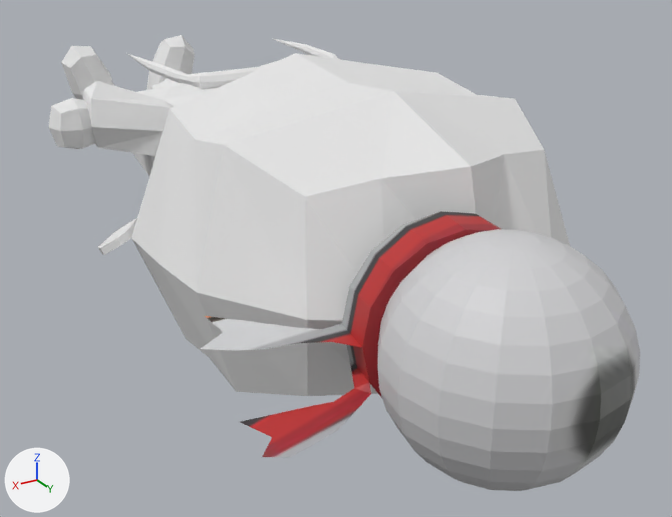
A saved change to the Blender file 3D/Oldchinese_textured.blend.
Rendered twice from a camera (50 mm lens) standing at (3.54, 6.21, 2.34) and looking at (0.1, 0.48, -0.53). Arrows for +X, +Y and +Z are at lower left; the lights stay in place.
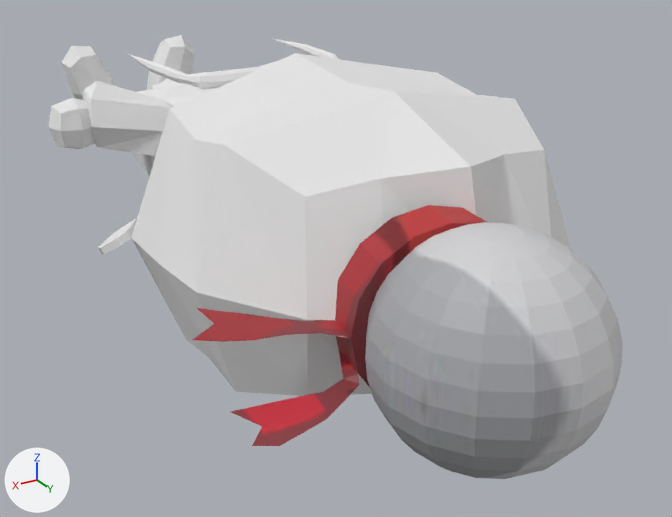
Boxes (x1, y1, x2, y2) around the edits, measured in the pictures (672 x 517 px):
'Sphere', surface changed, moved (white to grey): before (378, 229, 640, 491); after (365, 222, 622, 479)
'Cylinder', surface changed, moved (white to red): before (201, 211, 501, 457); after (193, 205, 488, 446)

Edits to the bpy script that builds the scene:
```text
Change me_cylinder:
    where me_cylinder.from_pydata(...)  # 56 vertices, 31 faces; spans x -0.49..1.42, y -0.5..0.45, z -0.58..0.58
    used by ob_cylinder; location = (0.522, 2.346, 0.0)
    me_cylinder part 1: texture (UV) coordinates of 31 of 31 faces, centred in x -0.45..1.31, y -0.39..0.36, z -0.55..0.55, changed; they spanned u 0.51..0.7, v 0.75..0.88 and now span u 0.48..0.95, v 0.78..0.87
Change me_sphere:
    where me_sphere.from_pydata(...)  # 242 vertices, 256 faces; spans x -0.748..0.568, y -0.719..0.597, z -0.658..0.658
    used by ob_sphere; location = (0.746, 3.141, 0.0)
    me_sphere part 2: texture (UV) coordinates of 256 of 256 faces, centred in x -0.717..0.537, y -0.688..0.566, z -0.65..0.65, changed; they spanned u 0.51..0.63, v 0.87..0.99 and now span u 0.47..0.79, v 0.87..0.98
Change ob_cylinder:
    ob_cylinder.location: (0.522, 2.346, 0.0) -> (0.522, 2.233, 0.0)
Change ob_sphere:
    ob_sphere.location: (0.746, 3.141, 0.0) -> (0.746, 3.027, 0.0)
```
